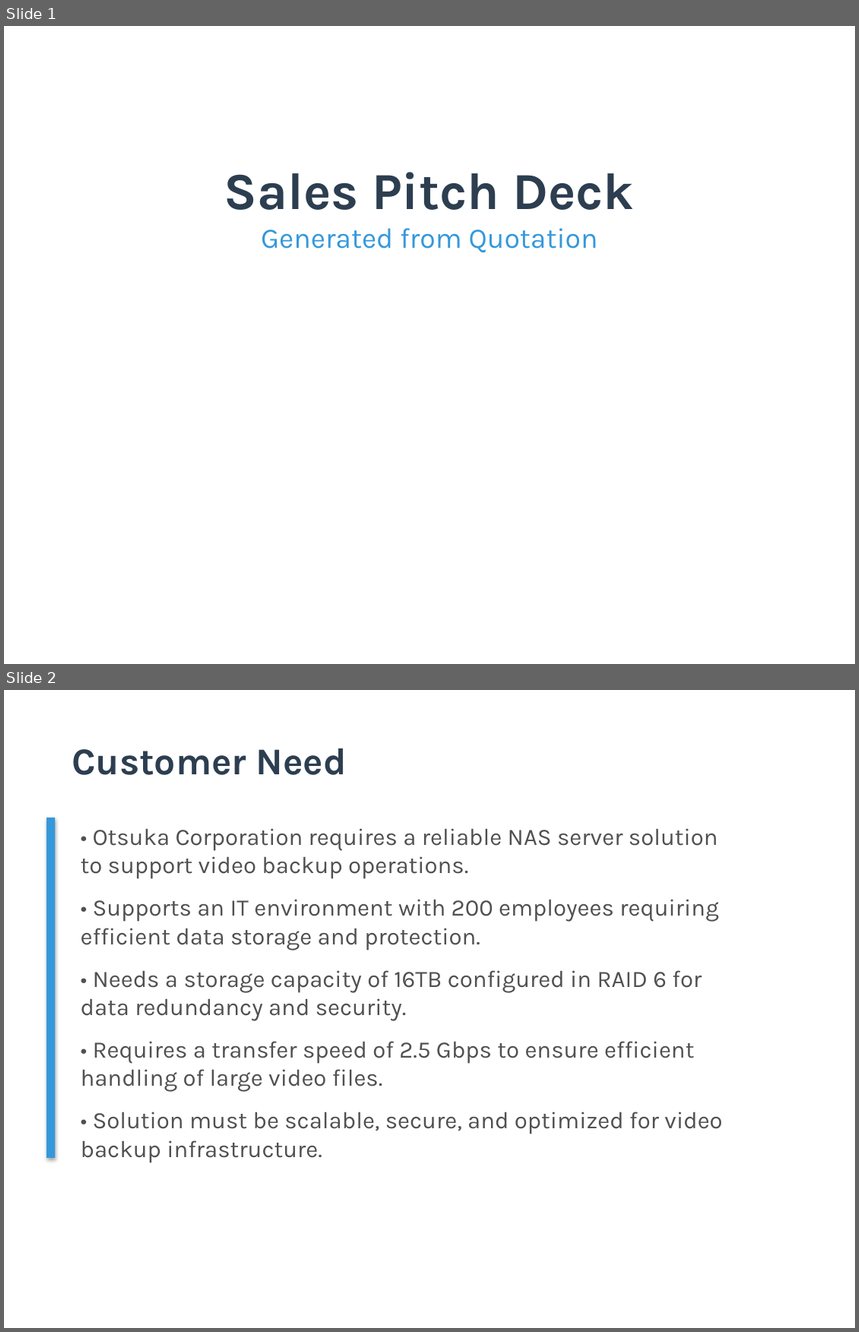
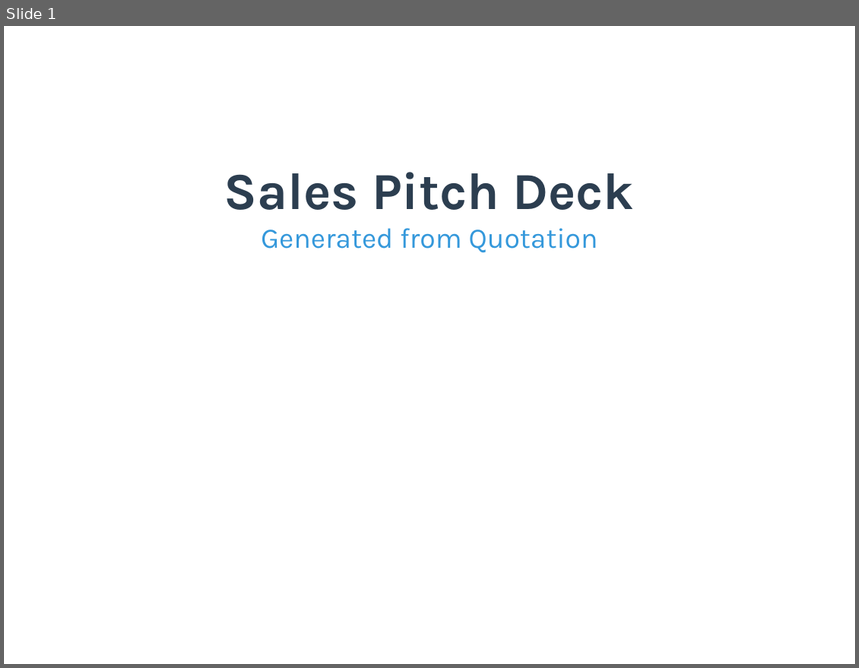
Before and after one commit to TejasGupta-27/b2b-sales-backend, a slide deck: Data/pitch_decks/pitch_deck_001.pptx. Shown one above the other, each under a label of ours: slides 1 and 2 before the commit, slide 1 after it. The pictures are 859x1332 and 859x668 pixels, drawn with LibreOffice and Linux fonts; fonts in the diff are those of the drawing; background and template pictures are left out. Boxes give left, top, right and bottom in pixels: in the first picture for what was removed or moved away, otherwise in the second. Text is boxed around its words. In the diff, an @@ line names an element or a change of style, - is before the commit and + after.

```diff
--- a/Data/pitch_decks/pitch_deck_001.pptx
+++ b/Data/pitch_decks/pitch_deck_001.pptx
@@ slide 2 removed at [4,690,855,1328], background #FFFFFF @@
@@ text removed at [72,749,347,775] @@
-Customer Need
@@ rectangle removed at [47,818,55,1158] @@
@@ text removed at [81,828,722,1163] @@
-• Otsuka Corporation requires a reliable NAS server solution to support video backup operations.
-• Supports an IT environment with 200 employees requiring efficient data storage and protection.
-• Needs a storage capacity of 16TB configured in RAID 6 for data redundancy and security.
-• Requires a transfer speed of 2.5 Gbps to ensure efficient handling of large video files.
-• Solution must be scalable, secure, and optimized for video backup infrastructure.
```
Also in this commit, not shown: 1 slide changed, 8 slides added, 7 other slides removed, 31 other files.
